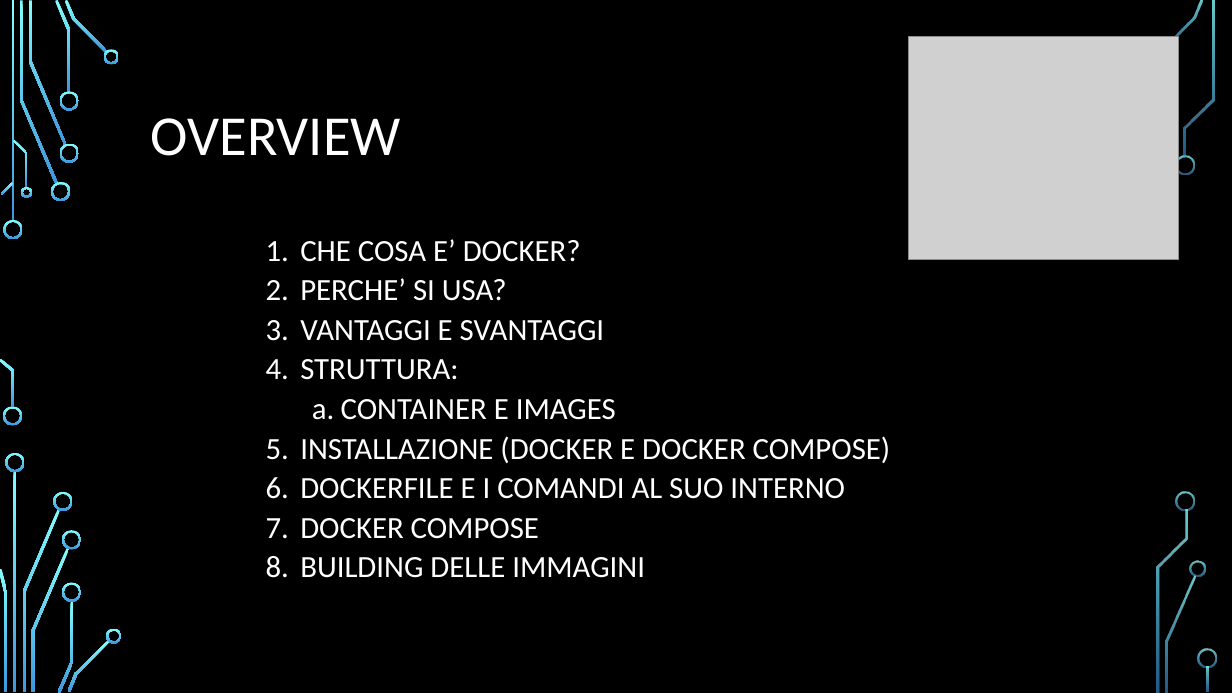
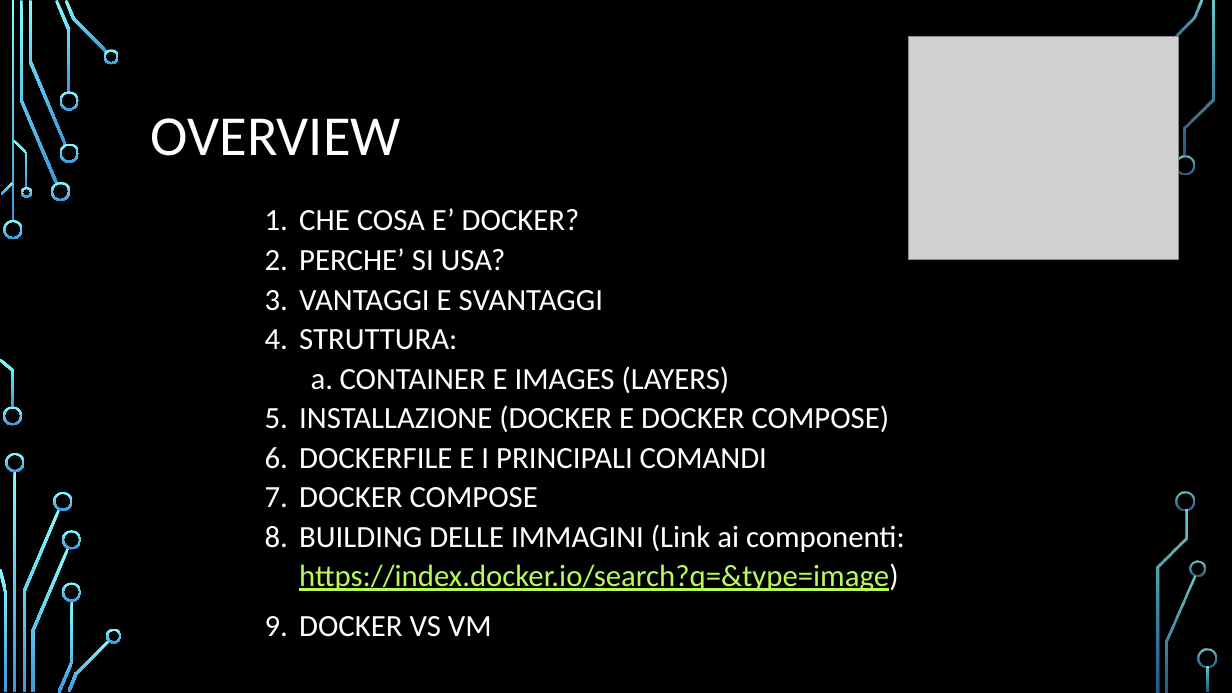
Before and after one commit to angelitadoria/Documenti-stage, a slide deck: slide 2 of prsentazione_DOCKER.pptx. Drawn at 1232x693 pixels with LibreOffice and Linux fonts; fonts in the diff are those of the drawing; grey boxes stand for pictures; background and template pictures are left out. Boxes give left, top, right and bottom in pixels: in the first picture for what was removed or moved away, otherwise in the second. Text is boxed around its words. In the diff, an @@ line names an element or a change of style, - is before the commit and + after.

```diff
--- a/prsentazione_DOCKER.pptx
+++ b/prsentazione_DOCKER.pptx
@@ text "CHE COSA E’ DOCKER?": place and size @@
-text "CHE COSA E’ DOCKER?" at bbox=[300, 239, 891, 578]
+text "CHE COSA E’ DOCKER?" at bbox=[299, 208, 905, 637]
@@ text at bbox=[340, 366, 730, 393]: text changed @@
-  a. CONTAINER E IMAGES
+  a. CONTAINER E IMAGES (LAYERS)
@@ text at bbox=[299, 448, 767, 469]: text changed @@
-6. DOCKERFILE E I COMANDI AL SUO INTERNO
+6. DOCKERFILE E I PRINCIPALI COMANDI
@@ text at bbox=[299, 524, 905, 637]: text changed @@
-8. BUILDING DELLE IMMAGINI
+8. BUILDING DELLE IMMAGINI (Link ai componenti: https://index.docker.io/search?q=&type=image)
+9. DOCKER VS VM
```
Also in this commit, not shown: 1 other slide changed, 5 slides added, 2 slides removed.
